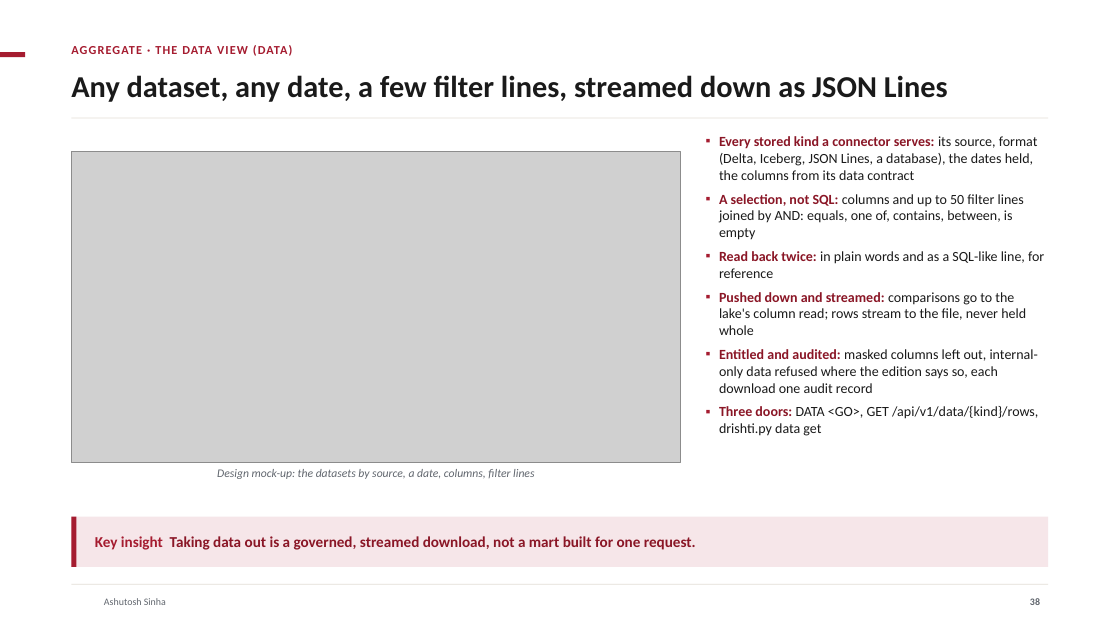
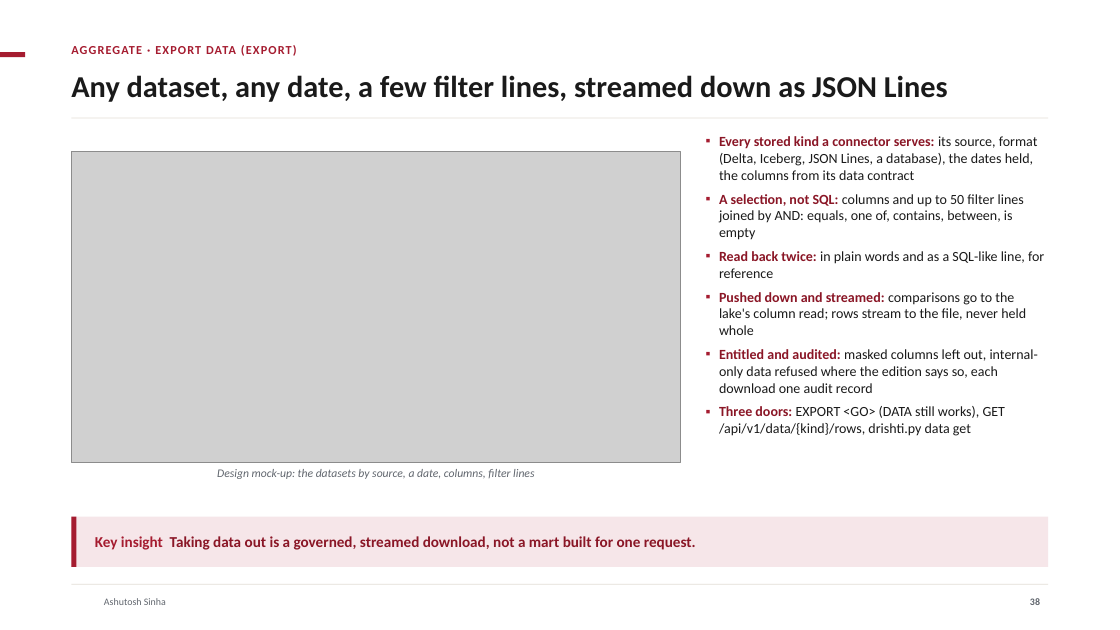
Before and after one commit to ajsinha/drishti, a slide deck: slide 38 of docs/publications/Drishti-Design-and-Evidence.pptx. Drawn at 1120x630 pixels with LibreOffice and Linux fonts; fonts in the diff are those of the drawing; grey boxes stand for pictures; background and template pictures are left out. Boxes give left, top, right and bottom in pixels: in the first picture for what was removed or moved away, otherwise in the second. Text is boxed around its words. In the diff, an @@ line names an element or a change of style, - is before the commit and + after.

```diff
--- a/docs/publications/Drishti-Design-and-Evidence.pptx
+++ b/docs/publications/Drishti-Design-and-Evidence.pptx
@@ text at (71,45,297,56): text changed @@
-AGGREGATE · THE DATA VIEW (DATA)
+AGGREGATE · EXPORT DATA (EXPORT)
@@ text at (719,406,1005,436): text changed @@
-▪ Three doors: DATA <GO>, GET /api/v1/data/{kind}/rows, drishti.py data get
+▪ Three doors: EXPORT <GO> (DATA still works), GET /api/v1/data/{kind}/rows, drishti.py data get
```
Also in this commit, not shown: 12 other slides changed, 2 slides added, 3 other files.
